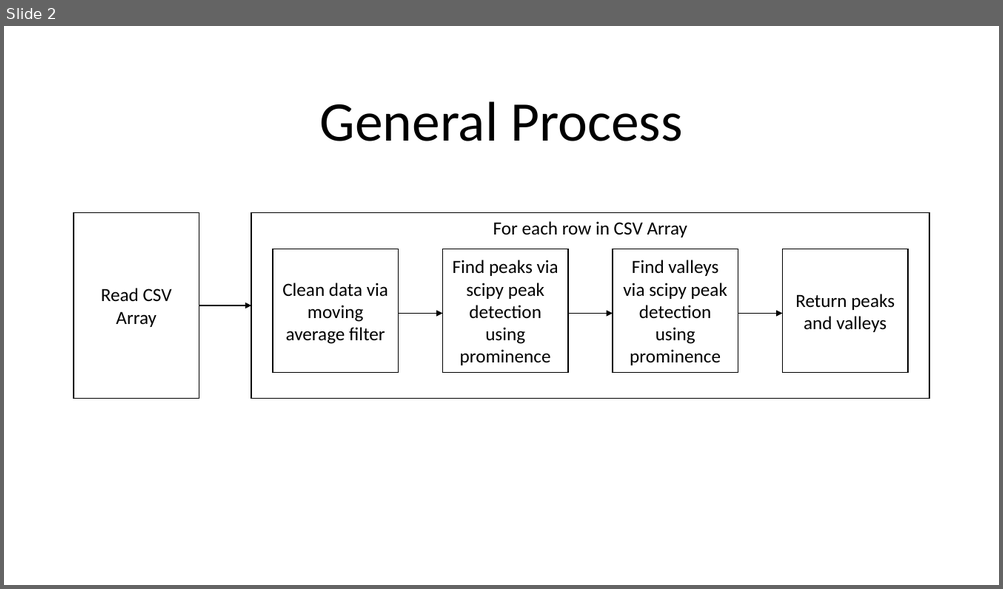
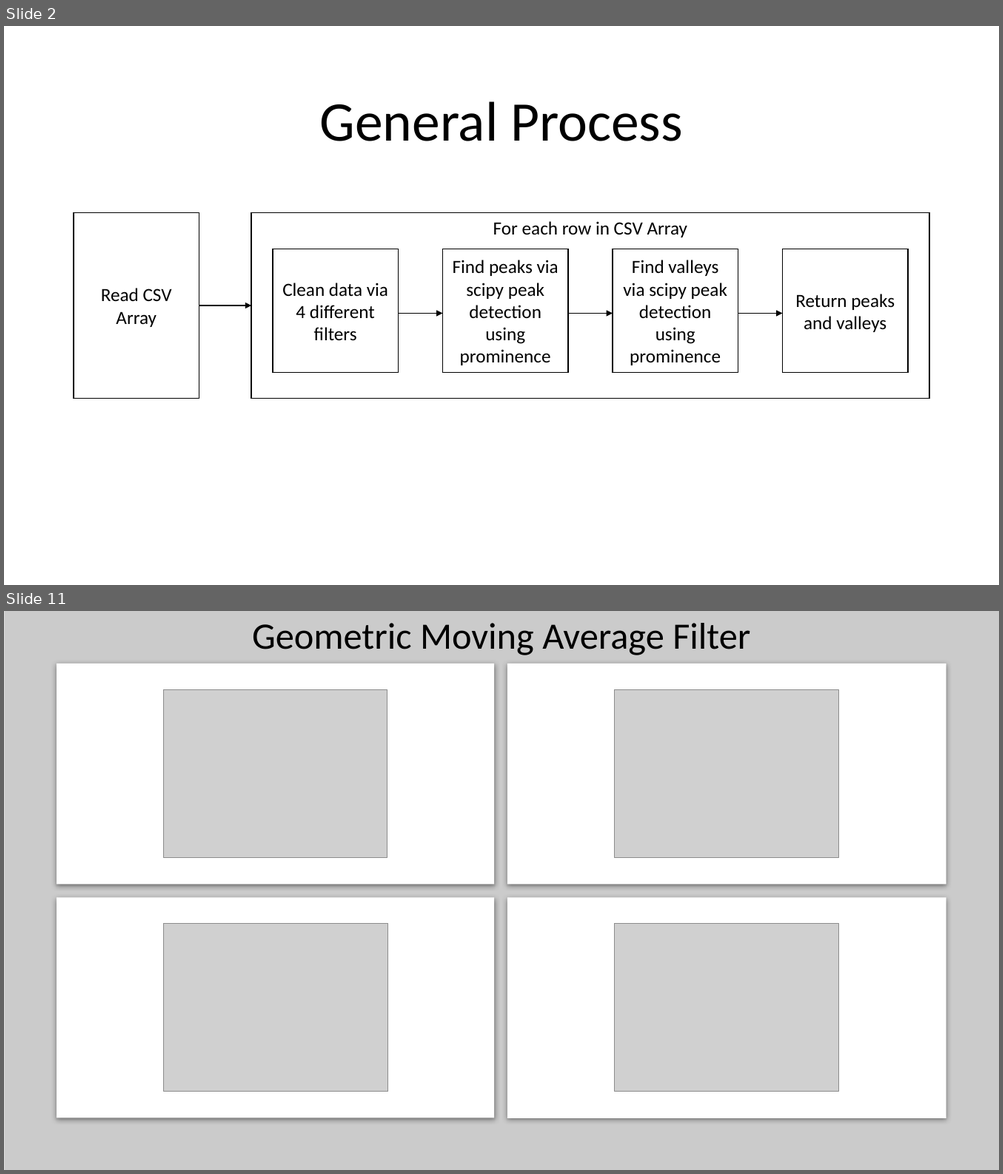
Before and after one commit to thesixtium/AFM_Peak_Detection, a slide deck: Peak Detection Information Slides.pptx. Shown one above the other, each under a label of ours: slide 2 before the commit, slides 2 and 11 after it; the slides between them are not shown. The pictures are 1003x589 and 1003x1174 pixels, drawn with LibreOffice and Linux fonts; fonts in the diff are those of the drawing; grey boxes stand for pictures. Boxes give left, top, right and bottom in pixels: in the first picture for what was removed or moved away, otherwise in the second. Text is boxed around its words. In the diff, an @@ line names an element or a change of style, - is before the commit and + after.

```diff
--- a/Peak Detection Information Slides.pptx
+++ b/Peak Detection Information Slides.pptx
@@ slide 11 added at (4, 611, 999, 1170), background #FFFFFF @@
@@ rectangle added at (4, 611, 999, 1170), fill #BFBFBF at 80% opacity @@
@@ text added at (252, 623, 750, 655), 36 pt, text #000000 @@
+Geometric Moving Average Filter
@@ rectangle added at (57, 664, 494, 884), fill #FFFFFF @@
@@ rectangle added at (508, 664, 946, 884), fill #FFFFFF @@
@@ picture added at (163, 690, 387, 858) @@
@@ picture added at (614, 690, 838, 858) @@
@@ rectangle added at (57, 897, 494, 1119), fill #FFFFFF @@
@@ rectangle added at (508, 897, 946, 1119), fill #FFFFFF @@
@@ picture added at (164, 924, 387, 1092) @@
@@ picture added at (614, 924, 838, 1092) @@
@@ slide 2 changed as well @@
@@ text in rectangle at (282, 283, 388, 341): text changed @@
-Clean data via moving average filter
+Clean data via 4 different filters
```
Also in this commit, not shown: 5 other slides changed, 6 other slides added.
